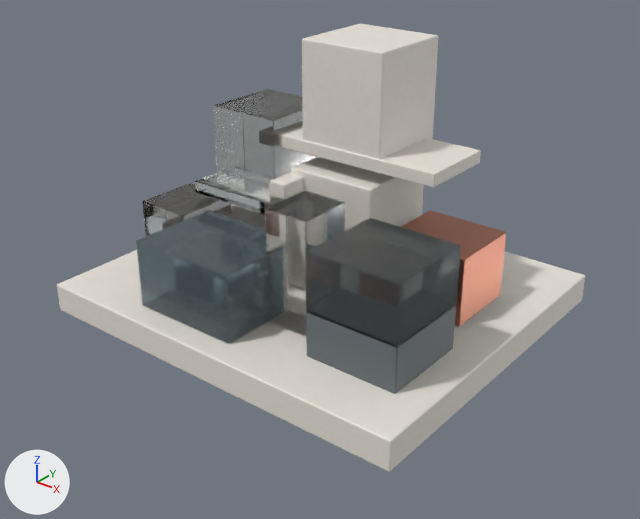
An edit to the glTF model dist/models/architecture.glb, drawn before and after from the same camera.
Both versions are drawn from a 50 mm lens placed at (3.62, -4.57, 3.21), pointed at (0.12, -0.2, 0.5). The lights are fixed; the arrows at lower left show +X, +Y and +Z. The older version comes first. Where no turn or scale is listed for an object, it has been applied to the vertices. Vertices at exactly the same position are counted once.

Script lines for the objects in view, before the commit:
```python
ob_blue_front_mass = bpy.data.objects.new('Blue front mass', me_blue_front_mass)
ob_blue_front_mass.location = (-0.32, -0.76, 0.47)
ob_cantilever_slab = bpy.data.objects.new('Cantilever slab', me_cantilever_slab)
ob_cantilever_slab.location = (0.13, 0.33, 1.19)
ob_clear_front_column = bpy.data.objects.new('Clear front column', me_clear_front_column)
ob_clear_front_column.location = (0.26, -0.52, 0.63)
ob_clear_front_left = bpy.data.objects.new('Clear front left', me_clear_front_left)
ob_clear_front_left.location = (-0.97, -0.41, 0.46)
ob_clear_left_tall = bpy.data.objects.new('Clear left tall', me_clear_left_tall)
ob_clear_left_tall.location = (-0.74, 0.28, 0.8)
ob_copper_rear_mass = bpy.data.objects.new('Copper rear mass', me_copper_rear_mass)
ob_copper_rear_mass.location = (0.83, 0.3, 0.47)
ob_dark_front_base = bpy.data.objects.new('Dark front base', me_dark_front_base)
ob_dark_front_base.location = (0.91, -0.57, 0.39)
ob_tower_lower = bpy.data.objects.new('Tower lower', me_tower_lower)
ob_tower_lower.location = (0.07, 0.31, 0.63)
ob_tower_upper = bpy.data.objects.new('Tower upper', me_tower_upper)
ob_tower_upper.location = (0.1, 0.38, 1.56)
# also in view: 'Smoked upper glass' at (0.91, -0.57, 0.74); 'Mineral plinth' at (0.0, 0.0, 0.11); 'Clear bridge' at (-0.53, -0.12, 0.84)
```
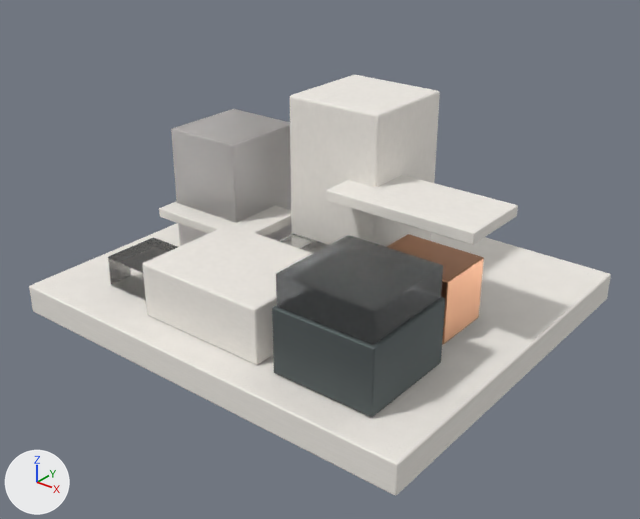
Edits to the bpy script that builds the scene:
```text
Add mat_marble021_architectural_mineral:
    mat_marble021_architectural_mineral = bpy.data.materials.new('Marble021 architectural mineral')
    # colours: white #f7f3ed
    # uses the picture img_image_0
    # uses the picture img_image_1
Change me_mineral_plinth:
    remove me_mineral_plinth.from_pydata(...)  # 152 vertices, 300 faces; spans x -1.48..1.48, y -1.28..1.28, z -0.11..0.11
    remove me_mineral_plinth.materials.append(mat_white_mineral)
    add me_mineral_plinth.from_pydata(...)  # 152 vertices, 300 faces; spans x -1.62..1.62, y -1.42..1.42, z -0.11..0.11
    me_mineral_plinth part 1: the whole mesh is scaled about its middle by (1.09, 1.11, 0.995)
    add me_mineral_plinth.materials.append(mat_marble021_architectural_mineral)
Change me_clear_bridge:
    remove me_clear_bridge.from_pydata(...)  # 152 vertices, 300 faces; spans x -0.385..0.385, y -0.25..0.25, z -0.047..0.047
    add me_clear_bridge.from_pydata(...)  # 152 vertices, 300 faces; spans x -0.21..0.21, y -0.1..0.1, z -0.03..0.03
    me_clear_bridge part 2: 152 of 152 vertices moved; they spanned x -0.385..0.385, y -0.25..0.25, z -0.047..0.047 and now span x -0.21..0.21, y -0.1..0.1, z -0.03..0.03; mean shift (0.0, 0.0, 0.0)
Remove ob_tower_lower:
    ob_tower_lower = bpy.data.objects.new('Tower lower', me_tower_lower)
Remove ob_tower_upper:
    ob_tower_upper = bpy.data.objects.new('Tower upper', me_tower_upper)
Remove ob_cantilever_slab:
    ob_cantilever_slab = bpy.data.objects.new('Cantilever slab', me_cantilever_slab)
Remove ob_clear_left_tall:
    ob_clear_left_tall = bpy.data.objects.new('Clear left tall', me_clear_left_tall)
Remove ob_clear_front_left:
    ob_clear_front_left = bpy.data.objects.new('Clear front left', me_clear_front_left)
Remove ob_blue_front_mass:
    ob_blue_front_mass = bpy.data.objects.new('Blue front mass', me_blue_front_mass)
Remove ob_clear_front_column:
    ob_clear_front_column = bpy.data.objects.new('Clear front column', me_clear_front_column)
Remove ob_copper_rear_mass:
    ob_copper_rear_mass = bpy.data.objects.new('Copper rear mass', me_copper_rear_mass)
Remove ob_dark_front_base:
    ob_dark_front_base = bpy.data.objects.new('Dark front base', me_dark_front_base)
Remove ob_smoked_upper_glass:
    ob_smoked_upper_glass = bpy.data.objects.new('Smoked upper glass', me_smoked_upper_glass)
Remove ob_left_middle_shelf:
    ob_left_middle_shelf = bpy.data.objects.new('Left middle shelf', me_left_middle_shelf)
Remove ob_narrow_mineral_column:
    ob_narrow_mineral_column = bpy.data.objects.new('Narrow mineral column', me_narrow_mineral_column)
Add ob_smoked_glass_cap:
    ob_smoked_glass_cap = bpy.data.objects.new('Smoked glass cap', me_smoked_glass_cap)  # 152 vertices, 300 faces; spans x -0.35..0.35, y -0.35..0.35, z -0.11..0.11; in mat_plastic013a_smoked_acrylic (grey #a6aaab)
    ob_smoked_glass_cap.location = (0.92, -0.82, 0.8)
Add ob_graphite_base:
    ob_graphite_base = bpy.data.objects.new('Graphite base', me_graphite_base)  # 152 vertices, 300 faces; spans x -0.37..0.37, y -0.37..0.37, z -0.23..0.23; in mat_metal044a_graphite_metal (grey #737b7c)
    ob_graphite_base.location = (0.92, -0.82, 0.46)
Add ob_copper_anchor:
    ob_copper_anchor = bpy.data.objects.new('Copper anchor', me_copper_anchor)  # 152 vertices, 300 faces; spans x -0.3..0.3, y -0.23..0.23, z -0.23..0.23; in mat_copper_accent (brown #c28f6f)
    ob_copper_anchor.location = (0.88, -0.02, 0.45)
Add ob_left_clear_volume:
    ob_left_clear_volume = bpy.data.objects.new('Left clear volume', me_left_clear_volume)  # 152 vertices, 300 faces; spans x -0.2..0.2, y -0.22..0.22, z -0.2..0.2; in mat_clear_acrylic (white #fcfdfc)
    ob_left_clear_volume.location = (-0.96, -0.82, 0.25)
Add ob_left_frosted_tower:
    ob_left_frosted_tower = bpy.data.objects.new('Left frosted tower', me_left_frosted_tower)  # 152 vertices, 300 faces; spans x -0.32..0.32, y -0.34..0.34, z -0.49..0.49; in mat_plastic013a_frosted_acrylic (white #eeeae8)
    ob_left_frosted_tower.location = (-0.9, 0.04, 0.72)
Add ob_low_mineral_shelf:
    ob_low_mineral_shelf = bpy.data.objects.new('Low mineral shelf', me_low_mineral_shelf)  # 152 vertices, 300 faces; spans x -0.44..0.44, y -0.3..0.3, z -0.038..0.038
    ob_low_mineral_shelf.location = (-0.8, -0.16, 0.58)
Add ob_front_mineral_podium:
    ob_front_mineral_podium = bpy.data.objects.new('Front mineral podium', me_front_mineral_podium)  # 152 vertices, 300 faces; spans x -0.51..0.51, y -0.42..0.42, z -0.2..0.2
    ob_front_mineral_podium.location = (-0.1, -0.76, 0.42)
Add ob_main_cantilever_slab:
    ob_main_cantilever_slab = bpy.data.objects.new('Main cantilever slab', me_main_cantilever_slab)  # 152 vertices, 300 faces; spans x -0.56..0.56, y -0.28..0.28, z -0.04..0.04
    ob_main_cantilever_slab.location = (0.78, 0.02, 1.02)
Add ob_rear_mineral_tower:
    ob_rear_mineral_tower = bpy.data.objects.new('Rear mineral tower', me_rear_mineral_tower)  # 152 vertices, 300 faces; spans x -0.38..0.38, y -0.38..0.38, z -0.67..0.67
    ob_rear_mineral_tower.location = (0.08, 0.36, 0.89)
```

What differs and where, as boxes [x1, y1, x2, y2] in the pictures (640 x 519 px; the box of a moved part takes in the faces that stretch with it):
'Mineral plinth', recoloured, rescaled
    before: [57, 250, 585, 472]
    after: [29, 223, 611, 496]
'Rear mineral tower', added
    after: [290, 75, 440, 247]
'Tower upper', deleted
    before: [302, 24, 438, 159]
'Smoked upper glass', deleted
    before: [306, 218, 461, 348]
'Front mineral podium', added
    after: [142, 225, 314, 365]
'Blue front mass', deleted
    before: [136, 210, 269, 344]
'Smoked glass cap', added
    after: [276, 235, 443, 345]
'Graphite base', added
    after: [272, 297, 445, 417]
'Left frosted tower', added
    after: [171, 109, 292, 246]
'Main cantilever slab', added
    after: [326, 175, 518, 245]
'Clear front column', deleted
    before: [265, 191, 345, 337]
'Dark front base', deleted
    before: [306, 305, 456, 394]
'Clear left tall', deleted
    before: [213, 89, 316, 181]
'Tower lower', deleted
    before: [291, 157, 424, 231]
'Copper rear mass', deleted (brown)
    before: [401, 210, 506, 327]
'Cantilever slab', deleted
    before: [279, 125, 481, 187]
'Copper anchor', added (brown)
    after: [387, 234, 484, 345]
'Clear front left', deleted
    before: [142, 183, 232, 236]
'Low mineral shelf', added
    after: [159, 201, 291, 236]
'Left clear volume', added
    after: [108, 237, 178, 301]
'Narrow mineral column', deleted
    before: [270, 172, 304, 200]
'Left middle shelf', deleted
    before: [228, 204, 266, 229]
part 2 of me_clear_bridge, moved or reshaped
    before: [195, 168, 284, 215]
    after: [279, 233, 329, 253]
